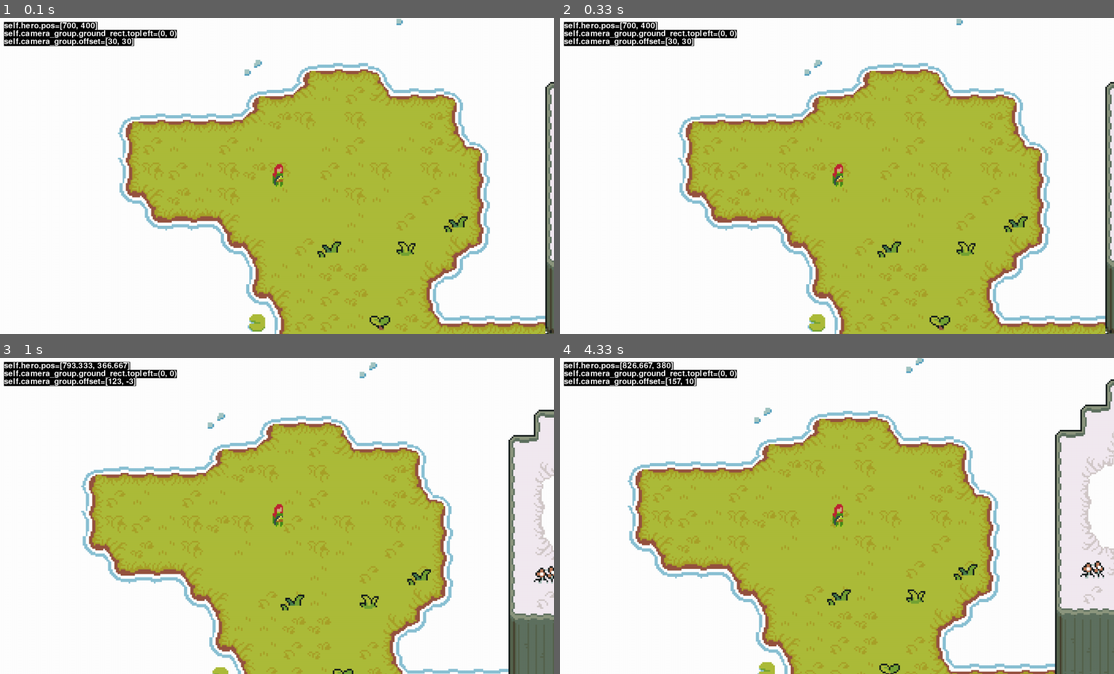
Above: before the commit, frames 1-4 (two rows, left to right).
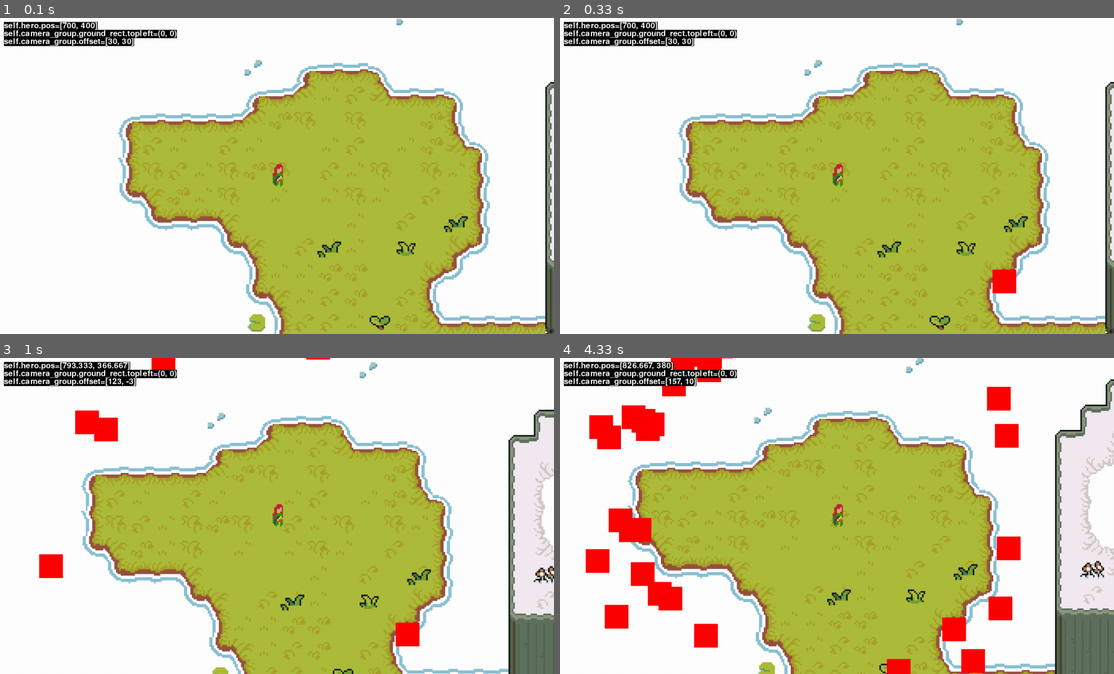
Above: after the commit, the same moments.

Repository: ArcherWayne/pygame_windranger_simulator
Game: pygame game, started from main.py
Two runs of this game, one before a commit and one after it. Both use one fixed random seed, a clock stepped at 60 frames per second and the inputs below.
Inputs:
- Up to frame 1 (0.1 s): no input
- Up to frame 2 (0.33 s): no input
- Up to frame 3 (1 s): hold D 0.33-0.8 s; hold W from 0.83 s (still down)
- Up to frame 4 (4.33 s): release W at 1.13 s; hold D 1.17-1.63 s; hold A 1.67-2.2 s; hold S 2.23-2.53 s; hold A 2.57-2.97 s; hold W 3-3.37 s; hold D 3.4-4.03 s; hold S from 4.07 s (still down)

Frame 1 is identical in both runs. In frame 2, 0.3% of the frame differs, in the area x 78-83%, y 79-88%; in frame 3, 1.5%; in frame 4, 6.6%, in the area x 4-84%, y 0-100%.

Commit message:
小兵随机生成系统

Diff:
--- a/creep.py
+++ b/creep.py
@@ -1,25 +1,30 @@
-import pygame
-from random import randint
+import pygame, math
+from random import random
 from setting import *
 
 class CREEP(pygame.sprite.Sprite):
-	def __init__(self, *groups, hero) -> None:
-		super().__init__(*groups)
+	def __init__(self, groups, hero) -> None:
+		super().__init__(groups)
 
 		# init stat
 		self.hero = hero
 
 		# position
+		init_distance_with_hero = 500
+		starting_aug = 2*3.14*random()
+
+		self.pos_relative_to_hero = pygame.math.Vector2()
+		self.pos_relative_to_hero.x = init_distance_with_hero * math.cos(starting_aug)
+		self.pos_relative_to_hero.y = init_distance_with_hero * math.sin(starting_aug)
+
 		self.pos = pygame.math.Vector2()
-		self.pos.x =
-		self.pos.y =
-		self.pos_relto_hero = pygame.math.Vector2()
-		# FIXME: 添加随机位置生成: 在屏幕外面
+		self.pos.x = self.hero.pos.x + self.pos_relative_to_hero.x
+		self.pos.y = self.hero.pos.y + self.pos_relative_to_hero.y
 
 		# graphics
-		self.surf = pygame.Surface((CREEP_WIDTH, CREEP_HEIGHT)).convert_alpha()
-		self.surf.fill(RED)
-		self.rect = self.surf.get_rect(topleft=self.pos)
+		self.image = pygame.Surface((CREEP_WIDTH, CREEP_HEIGHT)).convert_alpha()
+		self.image.fill(RED)
+		self.rect = self.image.get_rect(topleft=self.pos)
 		self.old_rect = self.rect.copy()
 
 		# movement
@@ -36,8 +41,8 @@
 		self.dt = dt
 		self.old_rect = self.rect.copy()
 
-		# update the pos relative to self.hero ----------------------------------------------- #
-		self.pos_relto_hero.x = self.pos.x - self.hero.pos.x
-		self.pos_relto_hero.y = self.pos.y - self.hero.pos.y
+		# # update the pos relative to self.hero ----------------------------------------------- #
+		# self.pos_relative_to_hero.x = self.pos.x - self.hero.pos.x
+		# self.pos_relative_to_hero.y = self.pos.y - self.hero.pos.y
 
 		pass
--- a/main.py
+++ b/main.py
@@ -1,9 +1,16 @@
+# module importing
+from calendar import c
 import pygame, sys, time
 from setting import *
+
+# function importing
 from debug import debug
 from me_camera_base_camera import CameraGroup
+
+# entity importing
 from hero import HERO
 from tree import TREE
+from creep import CREEP
 # from hero import PLAYER # debug use
 
 class MAINGAME:
@@ -33,6 +40,10 @@
 		self.hero = HERO(self.camera_group)
 		# self.hero = PLAYER((window_size[0]/2, window_size[1]/2), CameraGroup) # debug use
 
+# user event setting
+		self.creep_enemy_timer = pygame.USEREVENT + 1
+		pygame.time.set_timer(self.creep_enemy_timer, 100)
+
 # attribute setup
 		self.last_time = time.time()
 		self.game_active = True
@@ -52,6 +63,9 @@
 				if event.type == pygame.QUIT or (event.type == pygame.KEYDOWN and event.key == pygame.K_BACKSPACE):
 					pygame.quit()
 					sys.exit()
+
+				if event.type == self.creep_enemy_timer:
+					self.camera_group.add(CREEP([self.camera_group], self.hero))
 
 			# mechanic loop    ---------------------------------------------------------------------------------- #
 			if self.game_active:
Not shown, changed: todo.md
